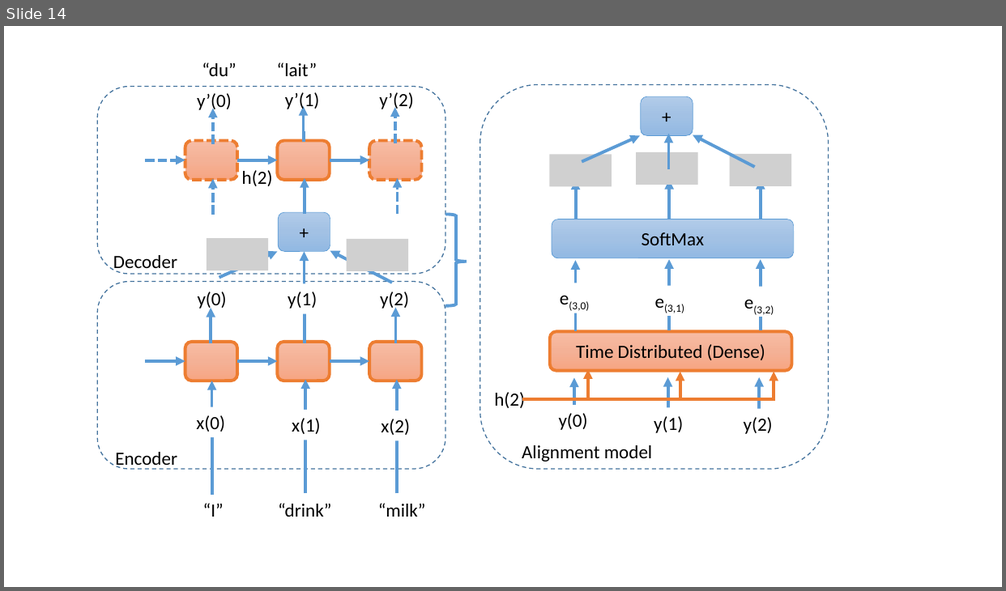
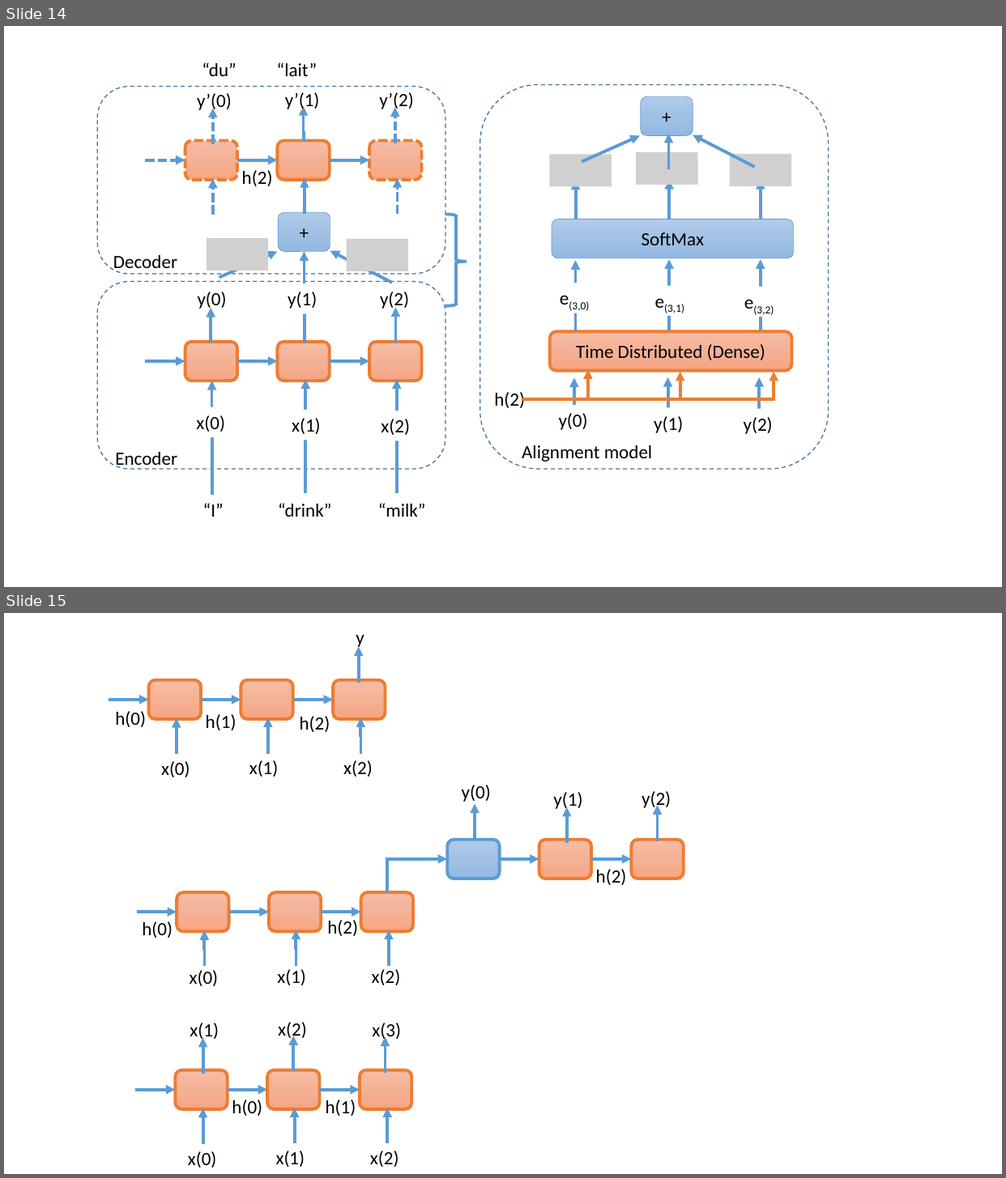
Before and after one commit to u1273400/thesis, a slide deck: thesis.pptx. Shown one above the other, each under a label of ours: slide 14 before the commit, slides 14 and 15 after it. The pictures are 1006x591 and 1006x1178 pixels, drawn with LibreOffice and Linux fonts; fonts in the diff are those of the drawing; grey boxes stand for pictures. Boxes give left, top, right and bottom in pixels: in the first picture for what was removed or moved away, otherwise in the second. Text is boxed around its words. In the diff, an @@ line names an element or a change of style, - is before the commit and + after.

```diff
--- a/thesis.pptx
+++ b/thesis.pptx
@@ slide 15 added at bbox=[4, 613, 1002, 1174], background #FFFFFF @@
@@ group added at bbox=[108, 635, 386, 777]: 7 texts, 7 elbow arrows, 3 rounded rectangles @@
+y
+h(1)
+x(0)
+x(1)
+x(2)
+h(0)
+h(2)
@@ group added at bbox=[137, 785, 684, 986]: 12 elbow arrows, 9 texts, 6 rounded rectangles @@
+h(2)
+x(0)
+x(1)
+x(2)
+h(2)
+y(1)
+y(2)
+y(0)
+h(0)
@@ group added at bbox=[135, 1022, 412, 1168]: 9 elbow arrows, 8 texts, 3 rounded rectangles @@
+h(0)
+x(1)
+x(2)
+x(3)
+x(0)
+x(1)
+x(2)
+h(1)
```
Also in this commit, not shown: 6 other files.
